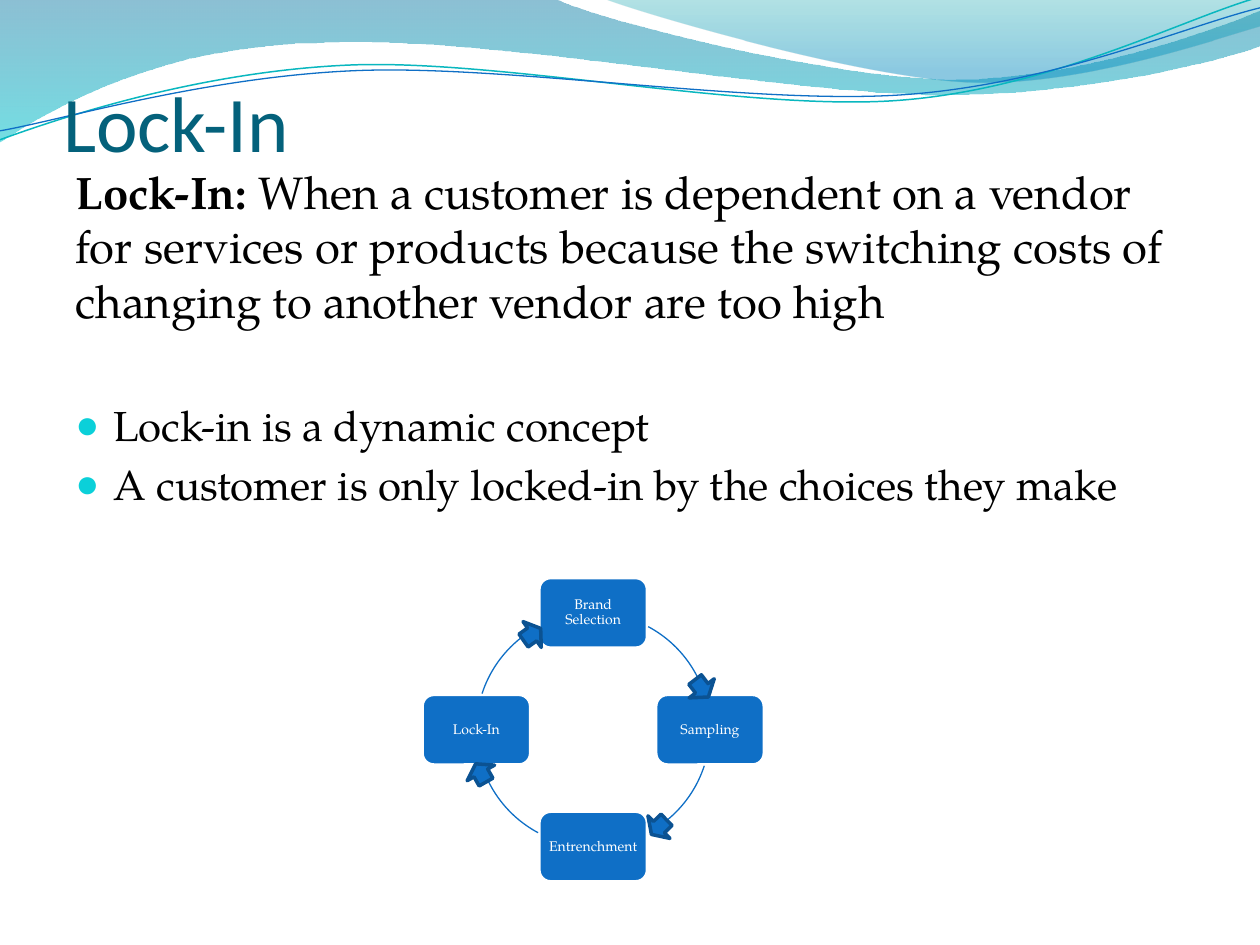
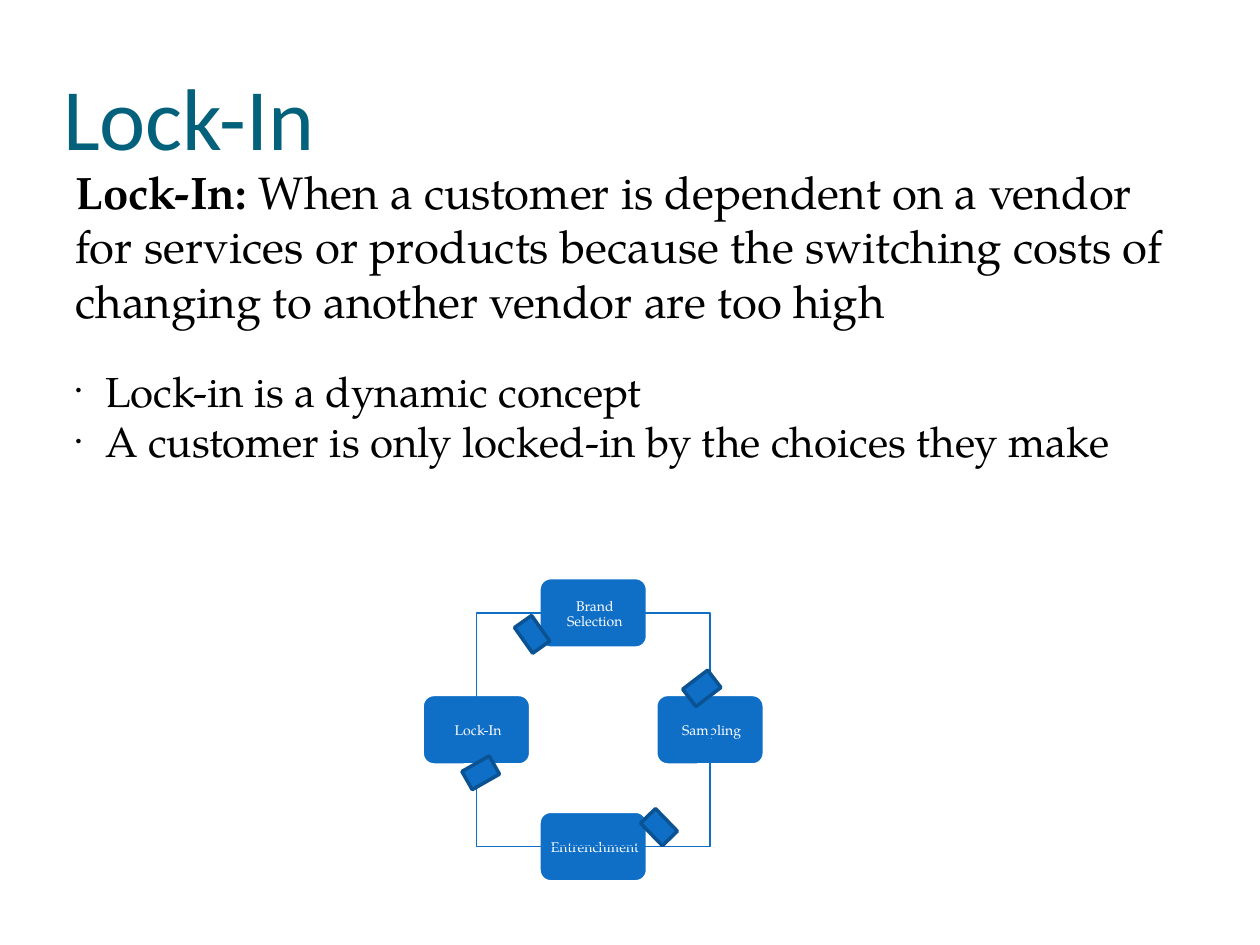
Before and after one commit to muff1nman/ClassNotes, a slide deck: slide 18 of Econ/PPT/S13_Lecture_15.pptx. Drawn at 1260x945 pixels with LibreOffice and Linux fonts; fonts in the diff are those of the drawing; background and template pictures are left out. Boxes give left, top, right and bottom in pixels: in the first picture for what was removed or moved away, otherwise in the second. Text is boxed around its words. In the diff, an @@ line names an element or a change of style, - is before the commit and + after.

```diff
--- a/Econ/PPT/S13_Lecture_15.pptx
+++ b/Econ/PPT/S13_Lecture_15.pptx
@@ freeform shape removed at bbox=[0, 0, 1260, 142] @@
@@ freeform shape removed at bbox=[0, 0, 1260, 147] @@
@@ freeform shape removed at bbox=[0, 8, 1260, 141] @@
@@ freeform shape removed at bbox=[604, 0, 1260, 87] @@
@@ text "Lock-In" at bbox=[63, 89, 314, 151]: size 45 to 50 pt @@
@@ text "Lock-In: When a customer is ..." at bbox=[75, 176, 1163, 469]: less space between paragraphs; indent changed @@
@@ less space between paragraphs; fill none to #0F6FC6; outline none to #FFFFFF 2.01 pt in 4 elements at bbox=[655, 694, 764, 765], bbox=[539, 811, 648, 882], bbox=[422, 694, 530, 765], bbox=[539, 577, 648, 648] @@
@@ rounded rectangle "Brand Selection": place and size @@
-rounded rectangle "Brand Selection" at bbox=[565, 599, 620, 625]
+rounded rectangle "Brand Selection" at bbox=[539, 577, 648, 648]
@@ group removed at bbox=[422, 577, 764, 882]: 4 rounded rectangles, 4 freeform shapes @@
@@ rectangle added at bbox=[476, 612, 709, 845], outline #0F6FC6 0.74 pt @@
@@ up arrow removed at bbox=[515, 615, 550, 653] @@
@@ rectangle added at bbox=[515, 615, 550, 653], fill #0F6FC6, outline #0B5292 2.01 pt @@
@@ up arrow removed at bbox=[682, 671, 720, 707] @@
@@ rectangle added at bbox=[682, 671, 720, 707], fill #0F6FC6, outline #0B5292 2.01 pt @@
@@ rounded rectangle "Lock-In": place and size @@
-rounded rectangle "Lock-In" at bbox=[453, 724, 500, 735]
+rounded rectangle "Lock-In" at bbox=[422, 694, 530, 765]
@@ rounded rectangle "Sampling": place and size @@
-rounded rectangle "Sampling" at bbox=[680, 724, 739, 738]
+rounded rectangle "Sampling" at bbox=[655, 694, 764, 765]
@@ up arrow removed at bbox=[462, 756, 500, 790] @@
@@ rectangle added at bbox=[462, 756, 500, 790], fill #0F6FC6, outline #0B5292 2.01 pt @@
@@ up arrow removed at bbox=[641, 808, 678, 846] @@
@@ rectangle added at bbox=[641, 808, 678, 846], fill #0F6FC6, outline #0B5292 2.01 pt @@
@@ rounded rectangle "Entrenchment": place and size @@
-rounded rectangle "Entrenchment" at bbox=[549, 841, 637, 852]
+rounded rectangle "Entrenchment" at bbox=[539, 811, 648, 882]
```
Also in this commit, not shown: 23 other slides changed, 11 other files.
